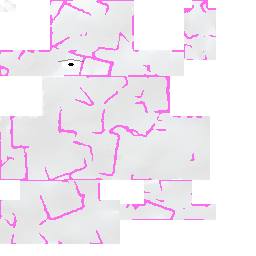
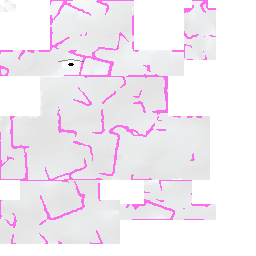
Revision of a layered w=256, h=256 image; what changed, layer by layer:
moved "Body" above "Leg", painted on it over left=40, top=76, right=170, bottom=116
